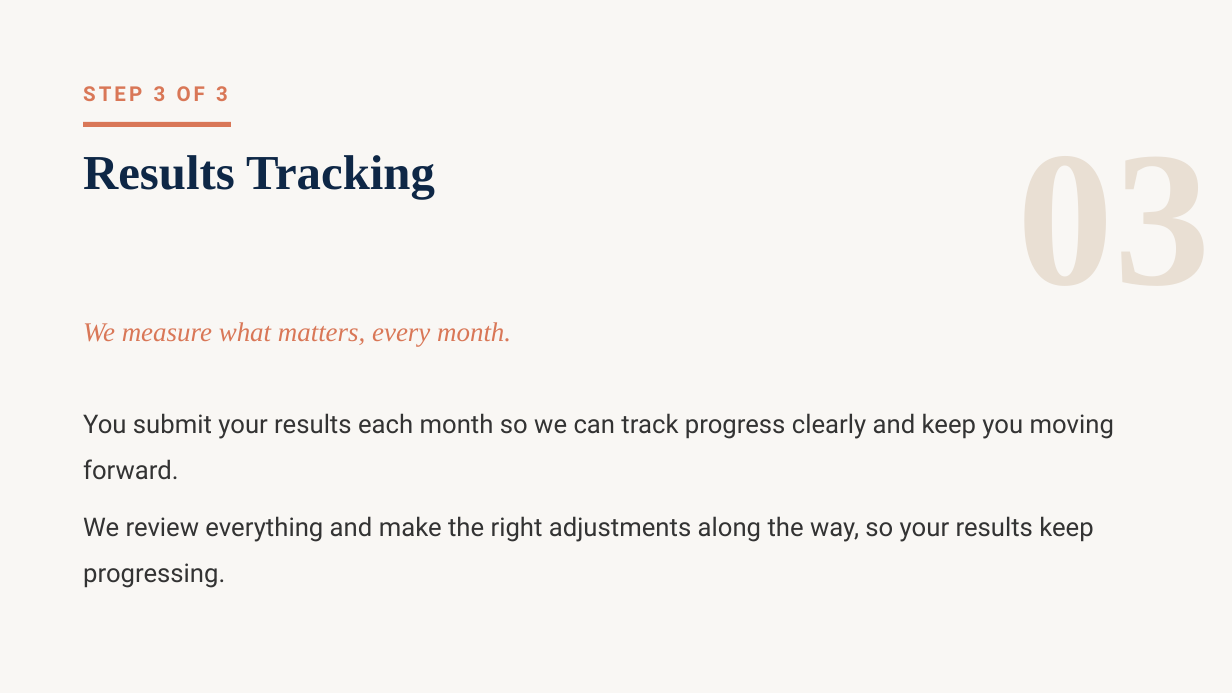
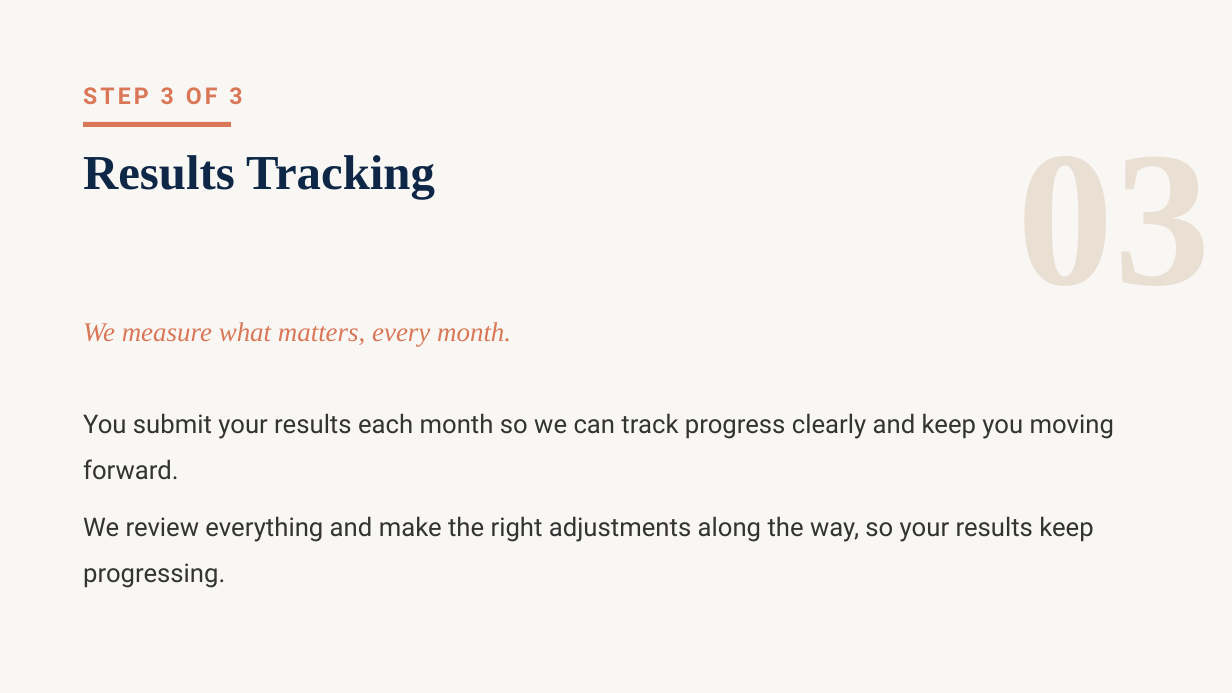
Before and after one commit to WeAreWLA/21-day-reset, a slide deck: slide 9 of wla-vip-121-deck.pptx. Drawn at 1232x693 pixels with LibreOffice and Linux fonts; fonts in the diff are those of the drawing. Boxes give left, top, right and bottom in pixels: in the first picture for what was removed or moved away, otherwise in the second. Text is boxed around its words. In the diff, an @@ line names an element or a change of style, - is before the commit and + after.

```diff
--- a/wla-vip-121-deck.pptx
+++ b/wla-vip-121-deck.pptx
@@ text "STEP 3 OF 3" at (83, 87, 242, 104): size 16 to 18 pt @@
```
Also in this commit, not shown: 17 other slides changed, 2 slides added, 2 slides removed, 1 other file.
